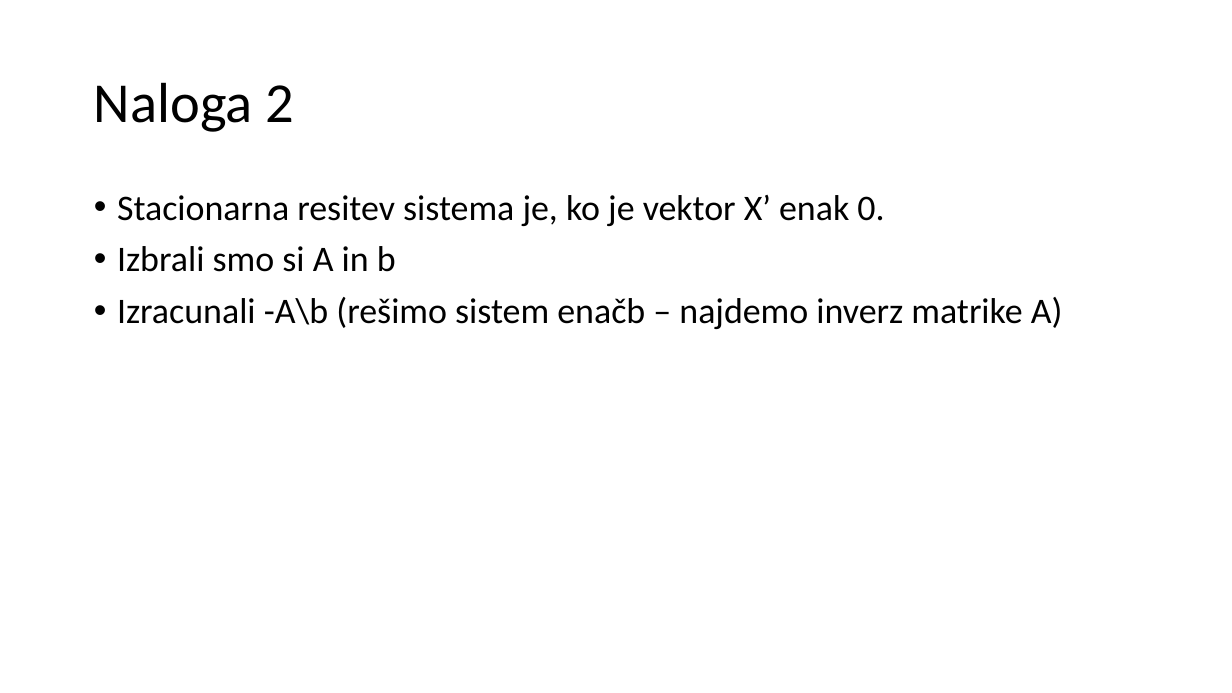
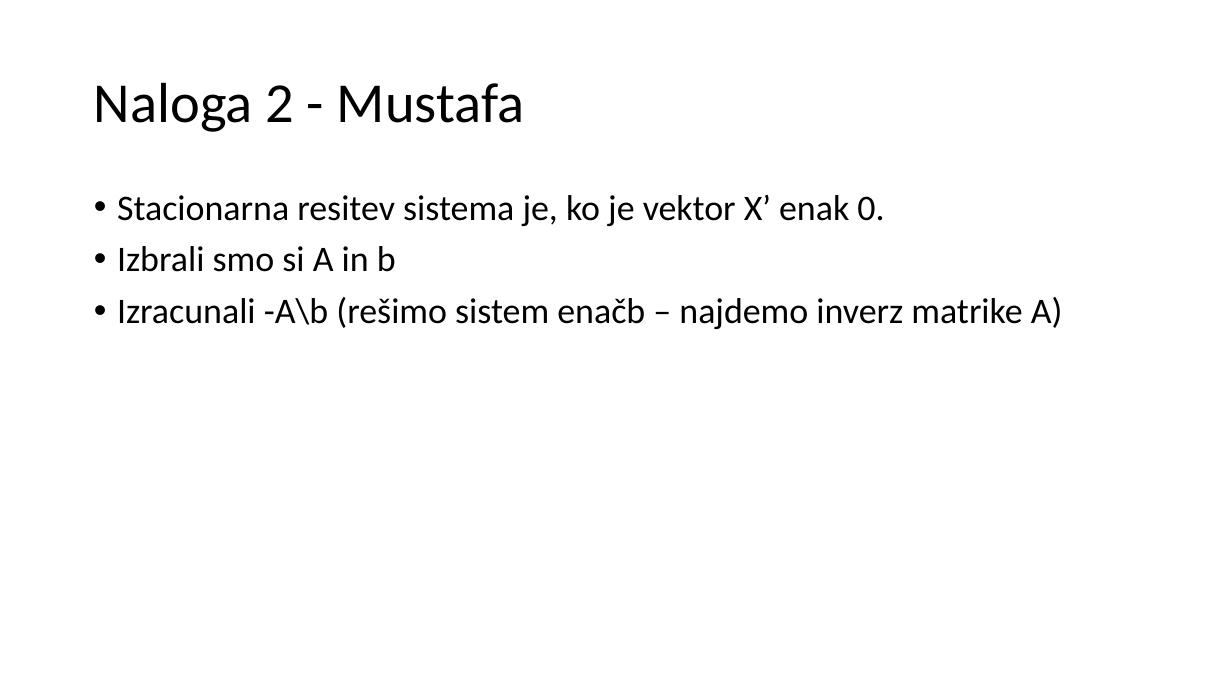
Before and after one commit to DomenMohorcic/Population-dynamics-in-the-food-chain, a slide deck: slide 6 of docs/predstavitev_text.pptx. Drawn at 1232x693 pixels with LibreOffice and Linux fonts; fonts in the diff are those of the drawing. Boxes give left, top, right and bottom in pixels: in the first picture for what was removed or moved away, otherwise in the second. Text is boxed around its words. In the diff, an @@ line names an element or a change of style, - is before the commit and + after.

```diff
--- a/docs/predstavitev_text.pptx
+++ b/docs/predstavitev_text.pptx
@@ title at box(94, 82, 525, 132): text changed @@
-Naloga 2
+Naloga 2 - Mustafa
```
Also in this commit, not shown: 11 other slides changed, 1 other file.
